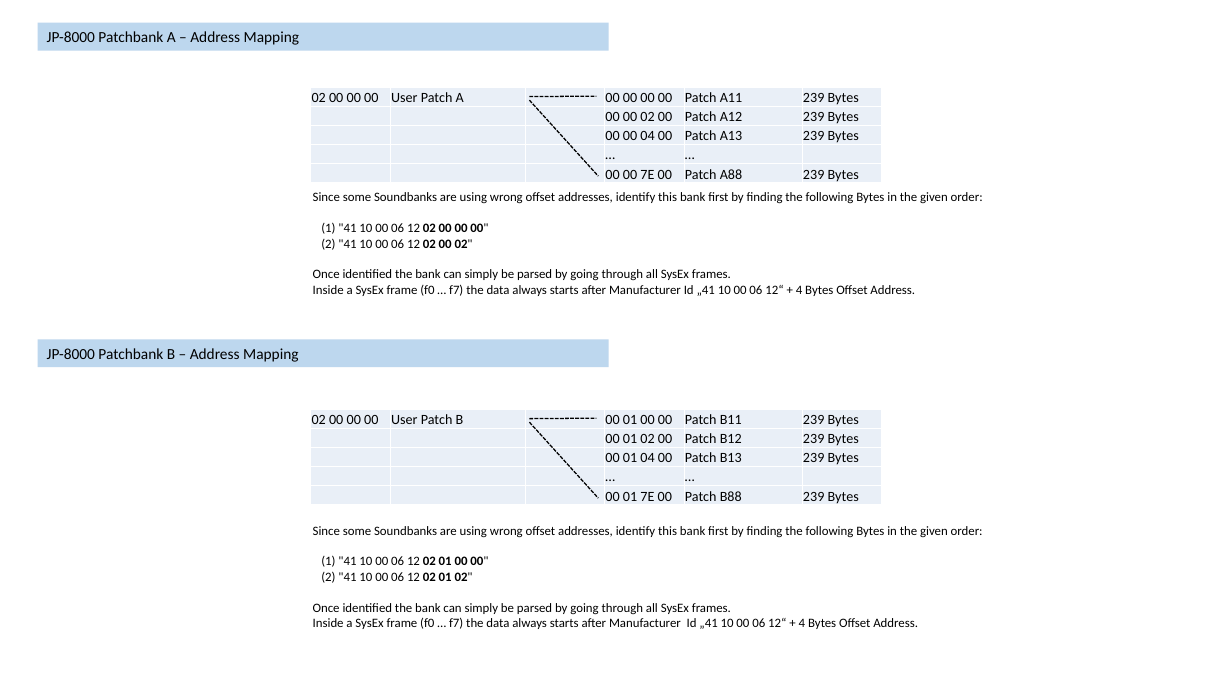
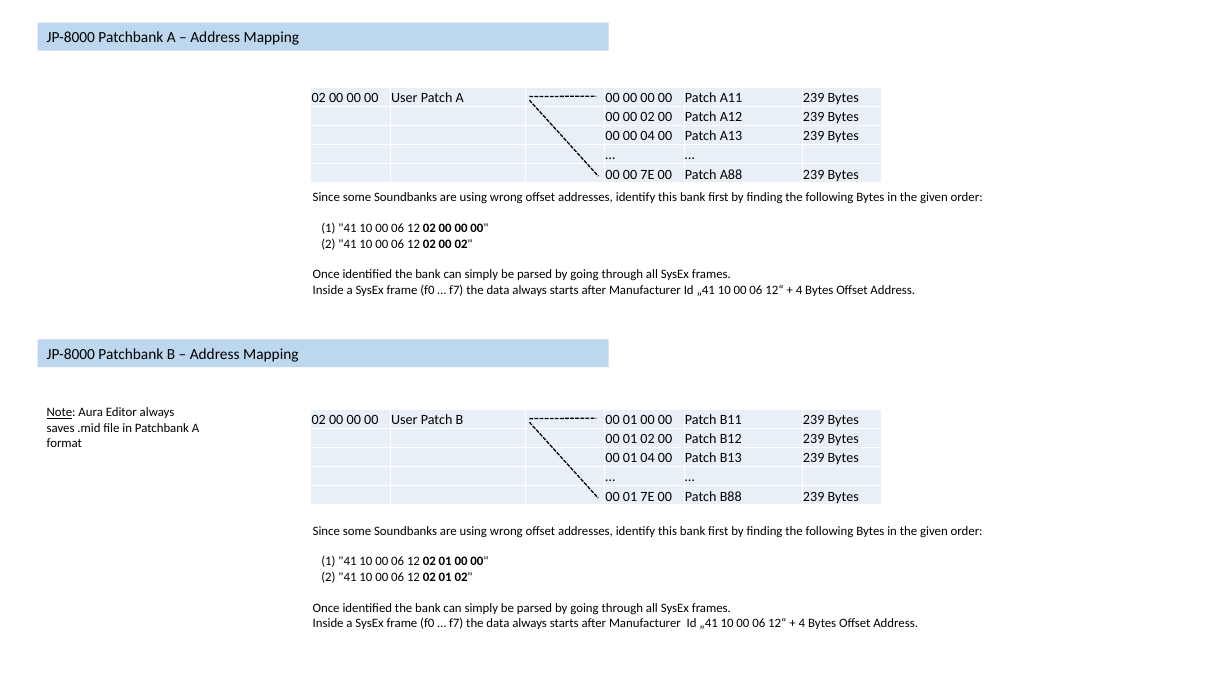
Before and after one commit to DanCrg80/Roland_JP-80X0_Arturia_JUP-8000V_Converter, a slide deck: slide 2 of Documentation/Roland_JP80X0_Soundbanks_MID_SYX.pptx. Drawn at 1232x693 pixels with LibreOffice and Linux fonts; fonts in the diff are those of the drawing. Boxes give left, top, right and bottom in pixels: in the first picture for what was removed or moved away, otherwise in the second. Text is boxed around its words. In the diff, an @@ line names an element or a change of style, - is before the commit and + after.

```diff
--- a/Documentation/Roland_JP80X0_Soundbanks_MID_SYX.pptx
+++ b/Documentation/Roland_JP80X0_Soundbanks_MID_SYX.pptx
@@ text added at (x1=47, y1=407, x2=199, y2=447), 10 pt, text #000000 @@
+Note: Aura Editor always saves .mid file in Patchbank A format
```
Also in this commit, not shown: 1 other slide changed, 20 other files.
